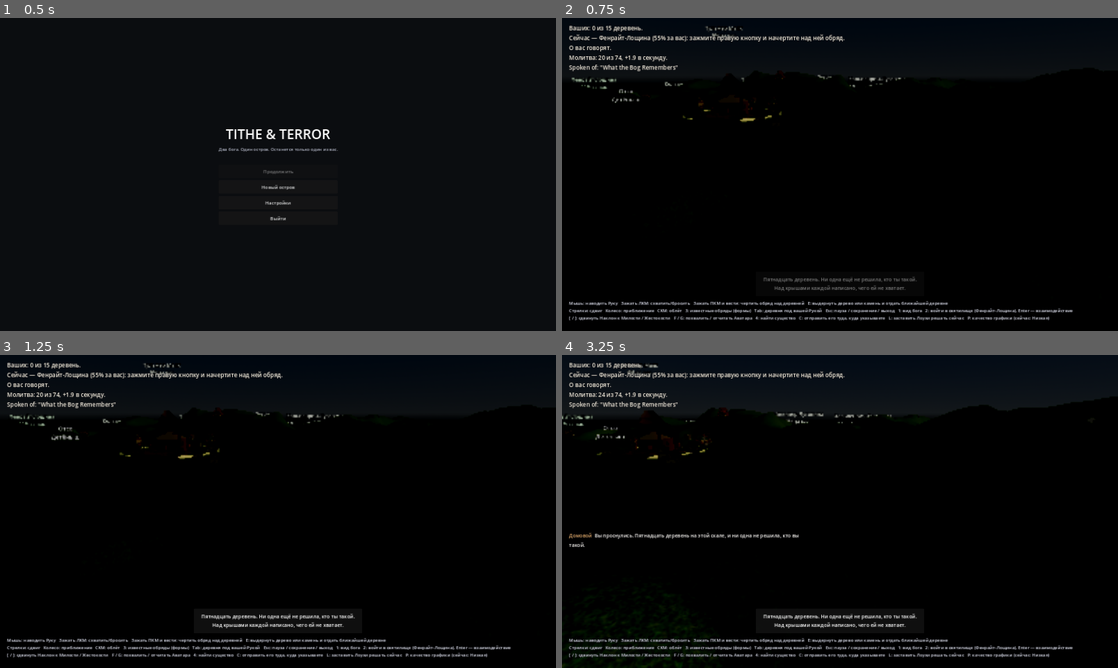
Above: before the commit, frames 1-4 (two rows, left to right).
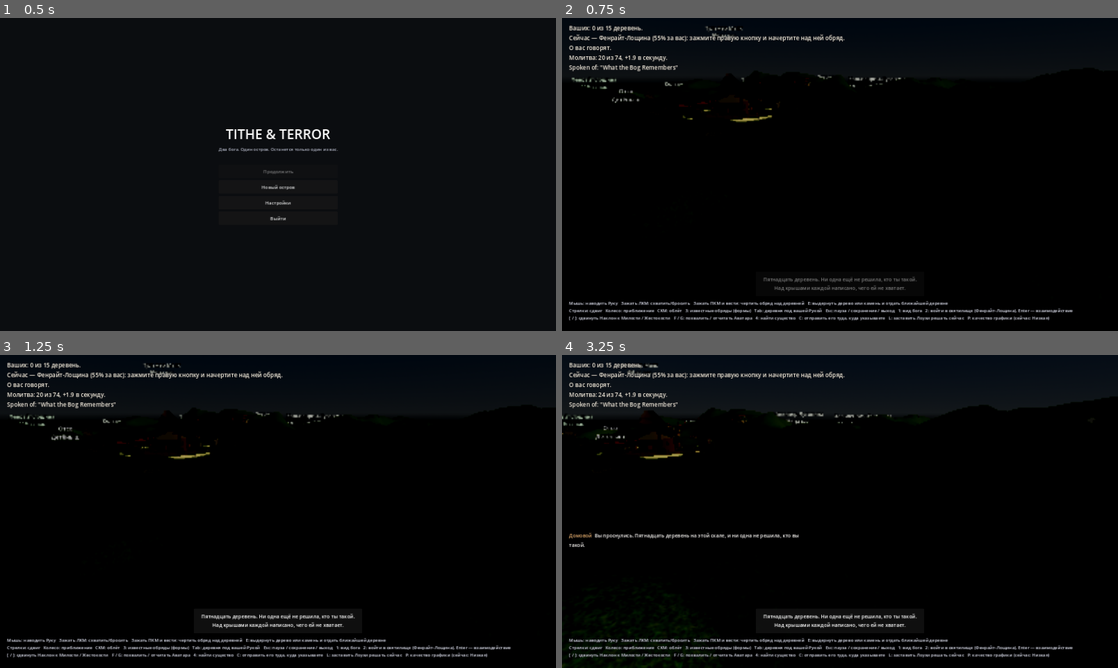
Above: after the commit, the same moments.

Repository: VolkMicro/BW
Game: Godot game, scene res://ui/main_menu.tscn
Two runs of this game, one before a commit and one after it. Both use one fixed random seed, a clock stepped at 60 frames per second and the inputs below.
Inputs (mouse positions are in pixels of both pictures, inside the frame that each line leads up to):
- Up to frame 1 (0.5 s): no input
- Up to frame 2 (0.75 s): click "Новый остров" at 0.5 s
- Up to frame 3 (1.25 s): no input
- Up to frame 4 (3.25 s): tap Enter (ui_accept) at 1.25, 2 s; drag from (684, 583) to (895, 442) at 1.27 s; drag from (728, 527) to (812, 574) at 2.02 s; move the mouse to (895, 442) at 2.77 s; hold Right (ui_right) from 2.78 s (still down); right-click (895, 442) at 2.85 s

Frame 1 is identical in both runs. In frame 2, less than 0.1% of the frame differs, in the area x 21-45%, y 19-34%; in frame 3, less than 0.1%; in frame 4, 0.2%, in the area x 0-34%, y 16-34%.

Commit message:
Villages get mills, bell towers, wells, markets and fences
Nine more Quaternius models, CC0, from the poly.pizza mirror — and in glTF,
which is the point. Three buildings from that same artist's pack (Mill,
Stable, Sawmill) reproducibly crashed Godot 4.3's OBJ importer and were
deleted from this repository months ago rather than ship an asset that aborts
the importer for whoever next clones it. glTF goes through a completely
different importer and the same buildings load without trouble.

Landmarks now cycle through five kinds — blacksmith, inn, mill, barracks,
bell tower — so fifteen settlements do not all read as the same silhouette
from the air. Every village also gets a well, one other prop, and a fence.

Two things had to be measured rather than assumed:

  * The mirror normalises every model to a DIFFERENT size. As imported, next
    to houses that are 3.3 m tall: the mill was 4.8, the barracks 1.85, the
    market stalls 0.55. A barracks the size of a wheelbarrow is not a
    stylistic choice, it is an export artefact. MODEL_SCALE carries the
    measured height of each and the factor that puts it at a sensible size,
    with the measurements written down in the comment so the next person does
    not have to take them again.

  * Fences are placed in RUNS, not as single sections. One 7.6 m section on a
    195 m perimeter is a stick in a field; three to six in a row read as
    somebody's boundary. Visible immediately in the first render. The gaps
    between runs are where the paths go, and they land differently per
    village.

Deliberately absent: every church and chapel in these packs. They carry
crosses, docs/audit/respect_audit.md forbids real sacred symbols, and it is
the same reason this game builds its own temples procedurally rather than
downloading one. The bell tower is a civic structure with no marking on it.

glTF materials are already in the right colour space, so the ^(1/2.2)
correction the OBJ path needs is NOT applied to them — doing that would wash
every one of them out. The two paths are separated in _spawn_model with the
reason written down, because this project has already lost three debugging
sessions to models importing near-black.

Co-Authored-By: Claude Opus 5 <noreply@anthropic.com>
Claude-Session: https://claude.ai/code/session_01Gq14pZoRn66B3NC1Wbd68H

Diff:
--- a/world/village/village_buildings.gd
+++ b/world/village/village_buildings.gd
@@ -136,7 +136,64 @@
 const LANDMARK_MODELS := [
 	"res://assets/models/village/Blacksmith.obj",
 	"res://assets/models/village/Inn.obj",
+	# The three that follow are the SAME artist's pack in glTF. Mill, Sawmill
+	# and Stable in OBJ reproducibly crashed Godot 4.3's OBJ importer and were
+	# deleted from the repo; glTF goes through a different importer entirely
+	# and loads them without trouble. See assets/models/village_gltf/LICENSE.md.
+	"res://assets/models/village_gltf/Mill.glb",
+	"res://assets/models/village_gltf/Barracks.glb",
+	"res://assets/models/village_gltf/BellTower.glb",
 ]
+
+## MEASURED, NOT GUESSED — and necessary, because the poly.pizza mirror
+## normalises every model to a different size. Measured heights as imported,
+## against the houses already in the village at 3.3 m:
+##
+##   Mill 4.80   BellTower 4.76   Barracks 1.85   Sawmill 0.59
+##   Well 1.25   MarketStalls 0.55   VillageMarket 0.55   Cart 0.80
+##   Fence 1.10 (5.89 wide)
+##
+## A barracks the size of a wheelbarrow and a mill shorter than the cottages
+## it grinds for are not stylistic choices, they are an artefact of how the
+## mirror exports. These factors put each one at a height that makes sense
+## beside a 3.3 m house.
+const MODEL_SCALE := {
+	"Mill": 1.5,          # ~7 m — taller than the houses, as a mill should be
+	"BellTower": 1.9,     # ~9 m — the thing you see first from the air
+	"Barracks": 2.2,      # ~4 m, long and low
+	"Sawmill": 2.0,       # a saw platform, not a building
+	"Well": 1.8,
+	"MarketStalls": 2.0,
+	"VillageMarket": 2.0,
+	"Cart": 1.6,
+	"Fence": 1.3,         # ~1.4 m tall, 7.6 m wide per section
+}
+
+## Small things that make a settlement look lived in rather than deployed: a
+## well people draw from, a market, a cart somebody left out. One of each per
+## village at most, and only where there is room.
+##
+## Deliberately NOT a church. Every "church"/"chapel" model in these packs
+## carries a cross, and `docs/audit/respect_audit.md` forbids real sacred
+## symbols — which is also why the game builds its own temples procedurally
+## (world/village/village_architecture.gd) instead of downloading one.
+const PROP_MODELS := [
+	"res://assets/models/village_gltf/Well.glb",
+	"res://assets/models/village_gltf/MarketStalls.glb",
+	"res://assets/models/village_gltf/Cart.glb",
+	"res://assets/models/village_gltf/VillageMarket.glb",
+	"res://assets/models/village_gltf/Sawmill.glb",
+]
+## How many fence sections ring a village. Cheap, and the single strongest
+## signal that the ground inside belongs to somebody.
+## Fence RUNS, not sections. A single 7.6 m section on a 195 m perimeter is a
+## stick in a field; three or four in a row read as somebody's boundary. This
+## was visible immediately in the first render and is the difference between
+## a fenced village and a village with litter around it.
+@export var fence_runs: int = 4
+@export var fence_run_length_min: int = 3
+@export var fence_run_length_max: int = 6
+const FENCE_MODEL := "res://assets/models/village_gltf/Fence.glb"
 
 ## How many dwellings this village should have standing.
 ##
@@ -212,33 +269,117 @@
 
 ## A single larger building per village, placed just outside the house ring.
 func _place_landmark(centre: Vector2, placed: Array[Vector3], index: int) -> void:
-	var path: String = LANDMARK_MODELS[index % LANDMARK_MODELS.size()]
-	var mesh: Mesh = _load_building(path)
-	if mesh == null:
-		return
+	# One landmark per village, cycling through the list, so fifteen
+	# settlements do not all read as the same silhouette from the air. With
+	# six kinds and fifteen villages no two neighbours share one.
+	_place_model(LANDMARK_MODELS[index % LANDMARK_MODELS.size()], centre, placed,
+		house_ring_outer * 0.75, house_ring_outer * 1.25, house_min_gap * 1.6)
+	# Then the small stuff. A different prop per village for the same reason,
+	# plus a well for everyone — a settlement with no water source reads wrong
+	# even to somebody who could not say why.
+	_place_model(PROP_MODELS[0], centre, placed,
+		house_ring_inner * 0.35, house_ring_inner * 0.8, house_min_gap * 0.8)
+	_place_model(PROP_MODELS[1 + index % (PROP_MODELS.size() - 1)], centre, placed,
+		house_ring_inner * 0.9, house_ring_outer * 0.8, house_min_gap)
+	_place_fence(centre, placed)
+
+
+## Puts one model down somewhere in a ring around the village, on ground that
+## can take it and clear of everything already placed.
+func _place_model(path: String, centre: Vector2, placed: Array[Vector3],
+		ring_min: float, ring_max: float, gap: float) -> Node3D:
 	for _try in 40:
 		var a := _rng.randf() * TAU
-		var r := _rng.randf_range(house_ring_outer * 0.75, house_ring_outer * 1.25)
+		var r := _rng.randf_range(ring_min, ring_max)
 		var xz := centre + Vector2(cos(a), sin(a)) * r
 		if not _buildable(xz):
 			continue
 		var pos := Vector3(xz.x, _height(xz), xz.y)
 		var clear := true
 		for p in placed:
-			if p.distance_to(pos) < house_min_gap * 1.6:
+			if p.distance_to(pos) < gap:
 				clear = false
 				break
 		if not clear:
 			continue
+		var node := _spawn_model(path, pos, (centre - xz).angle() + _rng.randf_range(-0.5, 0.5))
+		if node == null:
+			return null
+		placed.append(pos)
+		return node
+	return null
+
+
+## A broken ring of fence around the settlement. Broken on purpose: gaps are
+## where the paths are, and a perfect ring reads as a stockade rather than as
+## somebody's boundary.
+func _place_fence(centre: Vector2, placed: Array[Vector3]) -> void:
+	if fence_runs <= 0:
+		return
+	var radius := house_ring_outer * 1.05
+	# One section is 5.89 m as imported, scaled by MODEL_SCALE. Stepping by
+	# exactly that arc keeps the posts of adjacent sections meeting.
+	var section_width: float = 5.89 * float(MODEL_SCALE.get("Fence", 1.0))
+	var step: float = section_width / radius
+	for run in fence_runs:
+		# Runs are spread around the ring with jitter, so the gaps between
+		# them (where the paths are) fall in different places per village.
+		var start: float = TAU * (float(run) + _rng.randf_range(-0.18, 0.18)) / float(fence_runs)
+		var count: int = _rng.randi_range(fence_run_length_min, fence_run_length_max)
+		for i in count:
+			var a: float = start + float(i) * step
+			var xz: Vector2 = centre + Vector2(cos(a), sin(a)) * radius
+			if not _buildable(xz):
+				continue
+			var pos := Vector3(xz.x, _height(xz), xz.y)
+			# The section runs ALONG the ring, so it is turned to face out.
+			_spawn_model(FENCE_MODEL, pos, a)
+
+
+## OBJ and glTF are loaded by completely different importers and need
+## completely different handling.
+##
+## An .obj arrives as a Mesh whose .mtl carries LINEAR colour values, which is
+## why they need the ^(1/2.2) correction below — this project spent three
+## separate debugging sessions on models importing near-black before that was
+## understood. A .glb arrives as a PackedScene whose materials are already
+## correct, and applying the same correction to it would wash every one of
+## them out. So: instantiate the scene, touch nothing.
+func _spawn_model(path: String, pos: Vector3, yaw: float) -> Node3D:
+	var node: Node3D = null
+	if path.ends_with(".glb") or path.ends_with(".gltf"):
+		var packed: PackedScene = load(path)
+		if packed == null:
+			push_warning("VillageBuildings: could not load %s" % path)
+			return null
+		node = packed.instantiate()
+		_set_visibility_range(node, house_visibility_range_end)
+		var factor: float = float(MODEL_SCALE.get(path.get_file().get_basename(), 1.0))
+		if not is_equal_approx(factor, 1.0):
+			node.scale = Vector3.ONE * factor
+	else:
+		var mesh: Mesh = _load_building(path)
+		if mesh == null:
+			return null
 		var mi := MeshInstance3D.new()
-		mi.name = "Landmark_%s" % path.get_file().get_basename()
 		mi.mesh = mesh
 		mi.visibility_range_end = house_visibility_range_end
-		add_child(mi)
-		mi.global_position = pos
-		mi.rotation.y = (centre - xz).angle() + _rng.randf_range(-0.5, 0.5)
-		placed.append(pos)
-		return
+		node = mi
+	node.name = "Prop_%s" % path.get_file().get_basename()
+	add_child(node)
+	node.global_position = pos
+	node.rotation.y = yaw
+	return node
+
+
+## visibility_range_end lives on each GeometryInstance3D, and an imported glTF
+## scene is a tree of them. Without this a village's props are submitted from
+## the far side of the island.
+func _set_visibility_range(n: Node, range_end: float) -> void:
+	if n is GeometryInstance3D:
+		(n as GeometryInstance3D).visibility_range_end = range_end
+	for c in n.get_children():
+		_set_visibility_range(c, range_end)
 
 var _house_transforms: Array[Transform3D] = []
 var _house_colors: Array[Color] = []
Binary file added: assets/models/village_gltf/Barracks.glb
Not shown, added: assets/models/village_gltf/Barracks.glb.import
Binary file added: assets/models/village_gltf/BellTower.glb
Not shown, added: assets/models/village_gltf/BellTower.glb.import
Binary file added: assets/models/village_gltf/Cart.glb
Not shown, added: assets/models/village_gltf/Cart.glb.import
Binary file added: assets/models/village_gltf/Fence.glb
Not shown, added: assets/models/village_gltf/Fence.glb.import
Binary file added: assets/models/village_gltf/MarketStalls.glb
Not shown, added: assets/models/village_gltf/MarketStalls.glb.import
Binary file added: assets/models/village_gltf/Mill.glb
Not shown, added: assets/models/village_gltf/Mill.glb.import
(and 9 more such lines)
